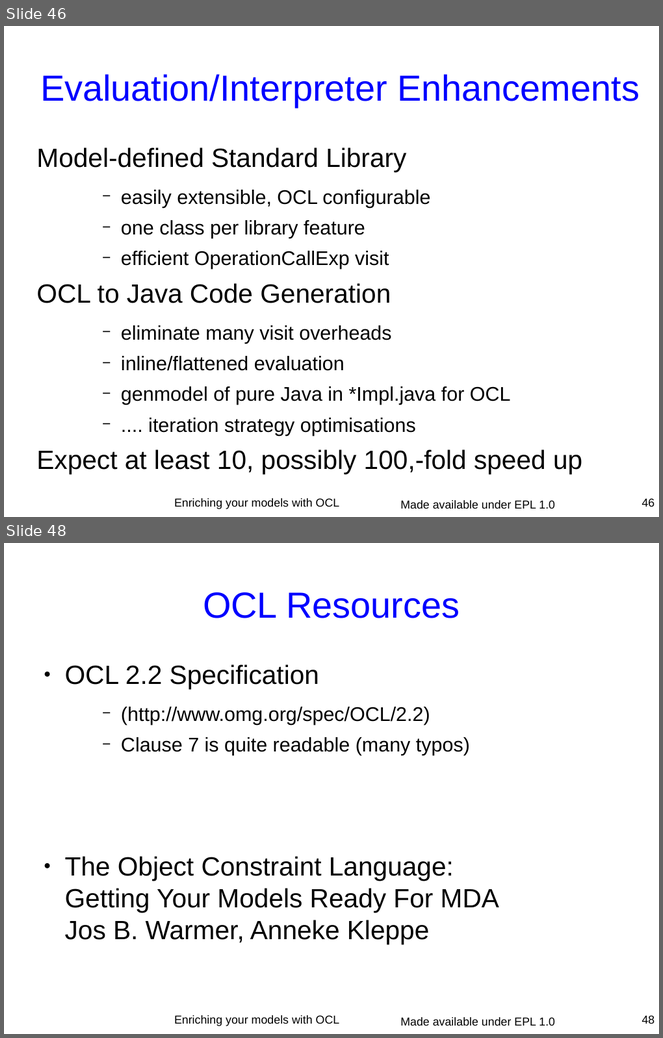
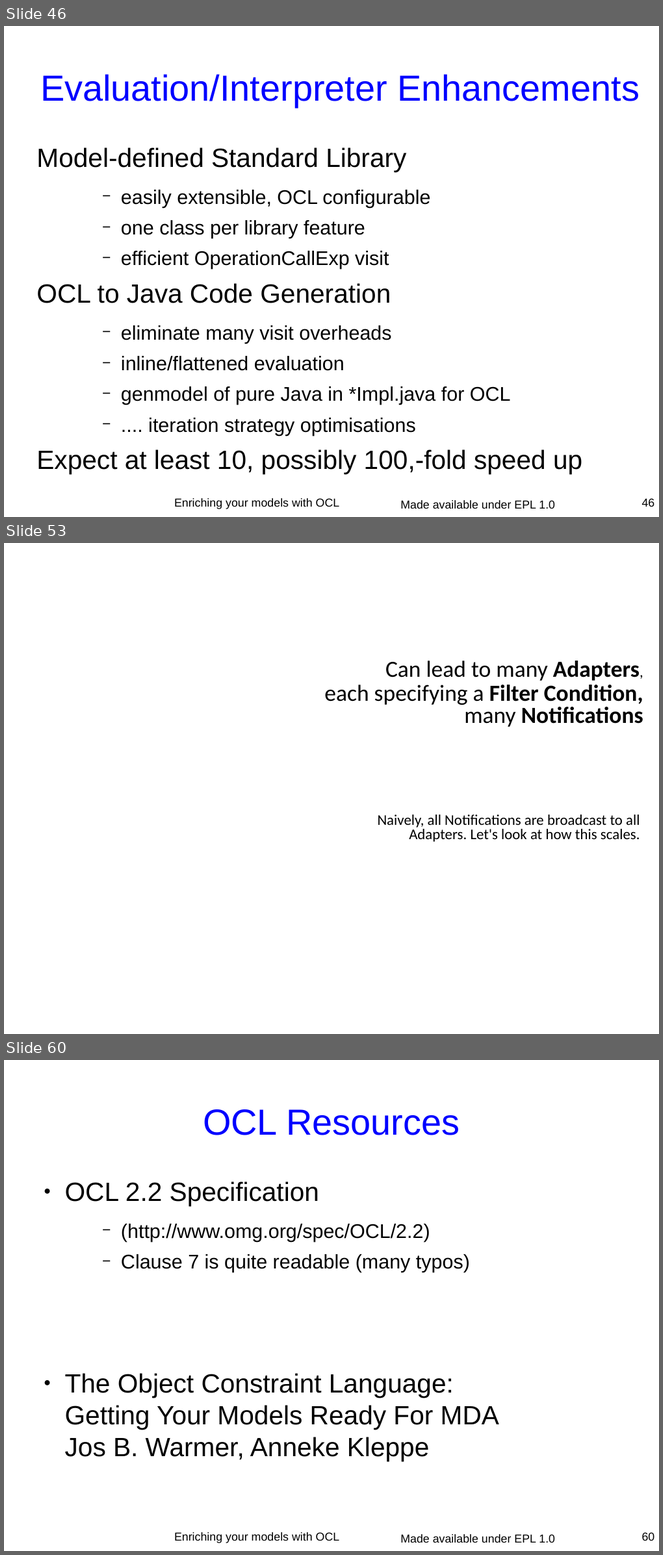
Before and after one commit to eclipse-ocl/ocl-website, a slide deck: ocl/docs/publications/ESE2010LongTalk/EnrichingWithOCL.odp. Shown one above the other, each under a label of ours: slides 46 and 48 before the commit, slides 46, 53 and 60 after it; the slides between them are not shown. The pictures are 663x1038 and 663x1555 pixels, drawn with LibreOffice and Linux fonts; fonts in the diff are those of the drawing. Boxes give left, top, right and bottom in pixels: in the first picture for what was removed or moved away, otherwise in the second. Text is boxed around its words. In the diff, an @@ line names an element or a change of style, - is before the commit and + after.

```diff
--- a/ocl/docs/publications/ESE2010LongTalk/EnrichingWithOCL.odp
+++ b/ocl/docs/publications/ESE2010LongTalk/EnrichingWithOCL.odp
@@ slide 53 added at (x1=4, y1=543, x2=659, y2=1034), background #FFFFFF @@
@@ text added at (x1=324, y1=661, x2=644, y2=727), 28 pt, text #000000, bold @@
+Can lead to many Adapters,
+each specifying a Filter Condition,
+many Notifications
@@ text added at (x1=378, y1=815, x2=640, y2=842), 18 pt, text #000000 @@
+Naively, all Notifications are broadcast to all Adapters. Let's look at how this scales.
@@ what was slide 48 is now slide 60 @@
@@ page number at (x1=642, y1=1533, x2=655, y2=1541): text changed @@
-48
+60
```
Also in this commit, not shown: 12 other slides added, 1 slide removed.
